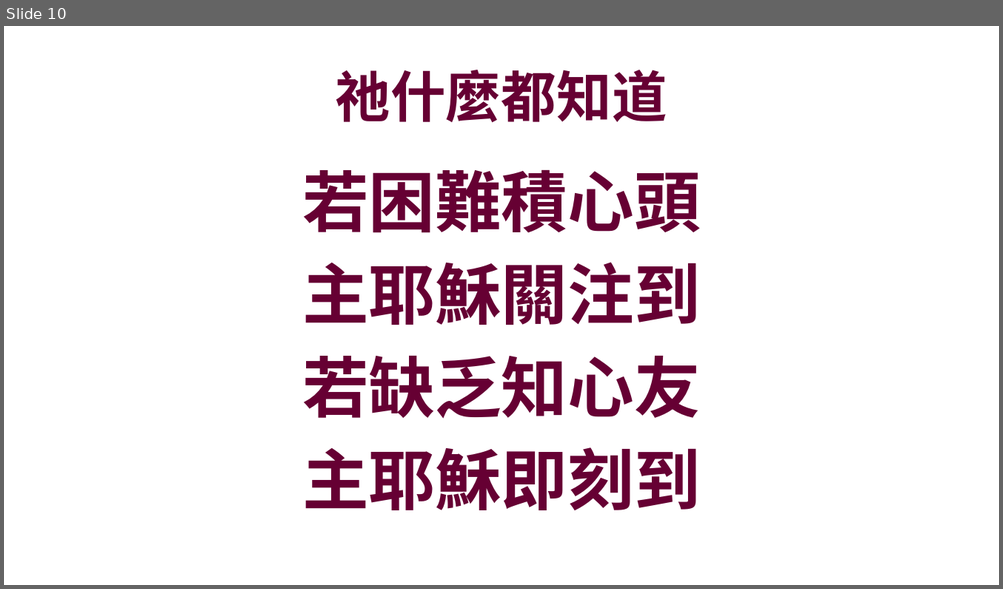
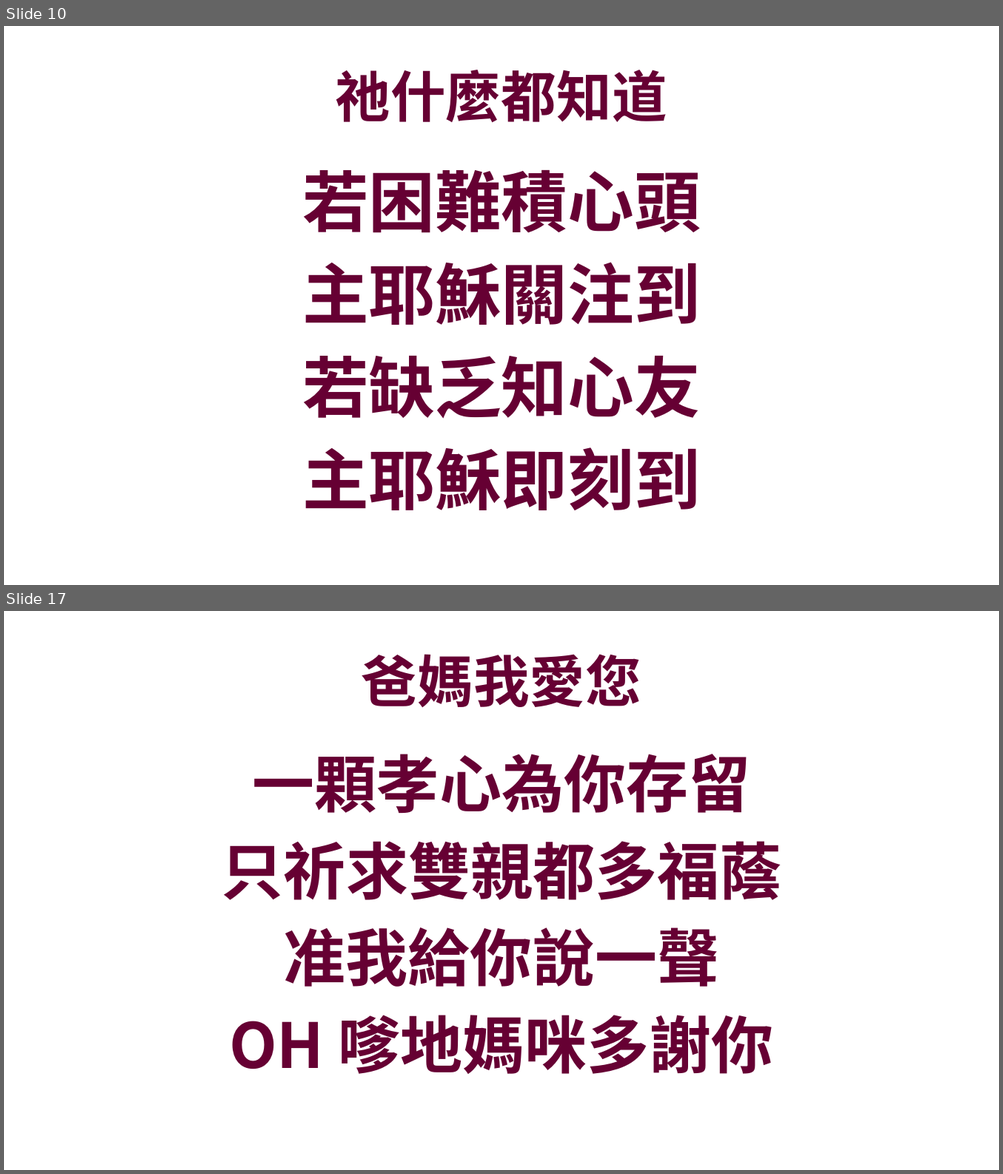
Before and after one commit to batisuoc/bible-school, a slide deck: 2020/6月.pptx. Shown one above the other, each under a label of ours: slide 10 before the commit, slides 10 and 17 after it; the slides between them are not shown. The pictures are 1003x589 and 1003x1174 pixels, drawn with LibreOffice and Linux fonts; fonts in the diff are those of the drawing; background and template pictures are left out. Boxes give left, top, right and bottom in pixels: in the first picture for what was removed or moved away, otherwise in the second. Text is boxed around its words. In the diff, an @@ line names an element or a change of style, - is before the commit and + after.

```diff
--- a/2020/6月.pptx
+++ b/2020/6月.pptx
@@ slide 17 added at (x1=4, y1=611, x2=999, y2=1170), background picture (left out) @@
@@ title added at (x1=361, y1=654, x2=641, y2=707), 54 pt, text #660033, bold @@
+爸媽我愛您
@@ text added at (x1=222, y1=754, x2=781, y2=1074), 60 pt, text #660033, bold @@
+一顆孝心為你存留
+只祈求雙親都多福蔭
+准我給你說一聲
+OH 嗲地媽咪多謝你
```
Also in this commit, not shown: 8 other slides added, 3 other files.
